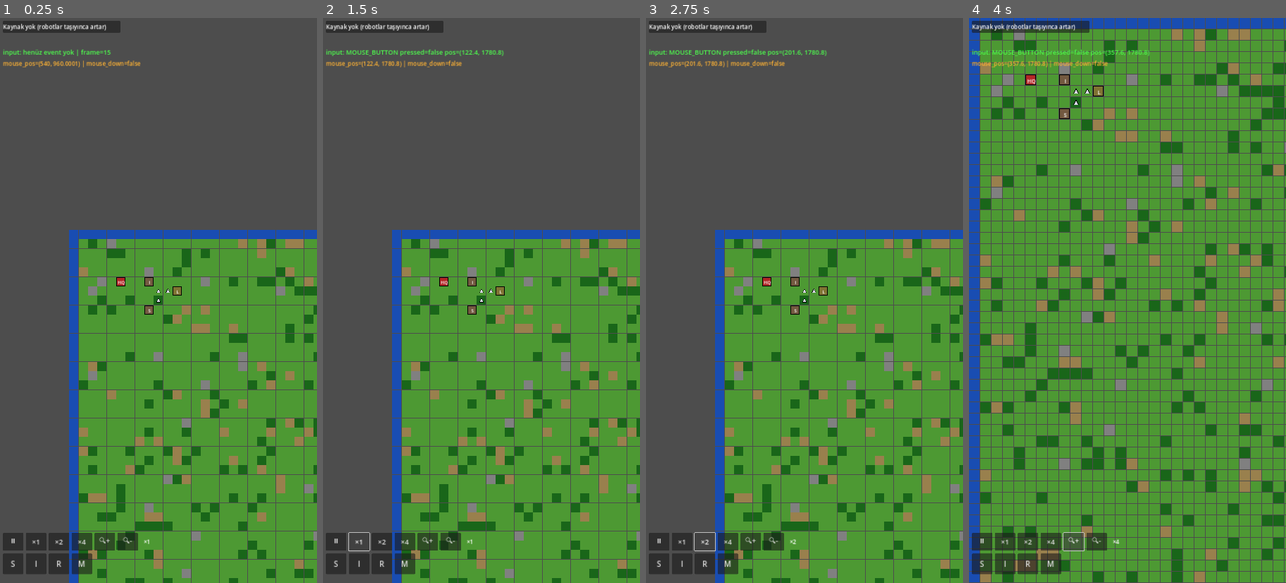
Above: before the commit, frames 1-4 (left to right).
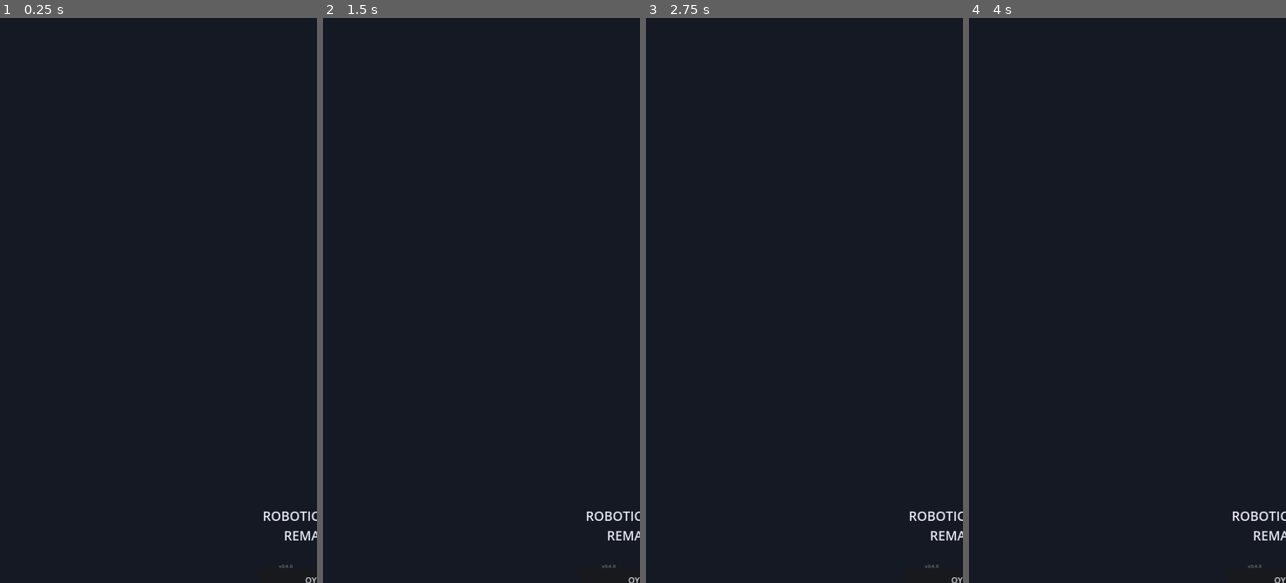
Above: after the commit, the same moments.

Repository: YigitcanOzay/robotic-planet-remaster
Game: Godot game, scene res://scenes/ui/main_menu.tscn
Same seed, same stepped clock (60 frames per second), same inputs: the game is played once before the commit and once after it. Before the commit the project starts from res://scenes/game/main_game.tscn.
Inputs (mouse positions are in pixels of both pictures, inside the frame that each line leads up to):
- Up to frame 1 (0.25 s): no input
- Up to frame 2 (1.5 s): click (335, 543) at 0.5 s, where only the run before the commit has a clickable "⏸"; click (357, 543) at 1.25 s, where only the run before the commit has a clickable "×1"
- Up to frame 3 (2.75 s): click (706, 543) at 2 s, where only the run before the commit has a clickable "×2"
- Up to frame 4 (4 s): click (1051, 543) at 2.75 s, where only the run before the commit has a clickable "×4"; click (1073, 543) at 3.5 s, where only the run before the commit has a clickable "🔍+"

The runs differ from the first frame. In frame 1, 100% of the frame differs, in the area x 0-100%, y 0-100%; in frame 2, 100%; in frame 3, 100%; in frame 4, 100%.

Commit message:
feat: ana menu + level select ekrani (v0.4.0)

Diff:
--- a/project.godot
+++ b/project.godot
@@ -6,7 +6,7 @@
 
 config/name="Robotic Planet Remaster"
 config/version="0.2.2"
-run/main_scene="res://scenes/game/main_game.tscn"
+run/main_scene="res://scenes/ui/main_menu.tscn"
 config/features=PackedStringArray("4.2", "Forward Plus")
 
 [display]
--- /dev/null
+++ b/scenes/ui/level_select.tscn
@@ -0,0 +1,12 @@
+[gd_scene load_steps=2 format=3]
+
+[ext_resource type="Script" path="res://scripts/ui/LevelSelect.gd" id="1"]
+
+[node name="LevelSelect" type="Control"]
+layout_mode = 3
+anchors_preset = 15
+anchor_right = 1.0
+anchor_bottom = 1.0
+grow_horizontal = 2
+grow_vertical = 2
+script = ExtResource("1")
--- /dev/null
+++ b/scenes/ui/main_menu.tscn
@@ -0,0 +1,12 @@
+[gd_scene load_steps=2 format=3]
+
+[ext_resource type="Script" path="res://scripts/ui/MainMenu.gd" id="1"]
+
+[node name="MainMenu" type="Control"]
+layout_mode = 3
+anchors_preset = 15
+anchor_right = 1.0
+anchor_bottom = 1.0
+grow_horizontal = 2
+grow_vertical = 2
+script = ExtResource("1")
--- a/scripts/systems/HUD.gd
+++ b/scripts/systems/HUD.gd
@@ -70,6 +70,15 @@
 	resource_label.add_theme_font_size_override("font_size", 20)
 	top.add_child(resource_label)
 
+	# --- Ana menüye dönüş butonu (sağ üst) ---
+	var menu_btn = Button.new()
+	menu_btn.text = "☰ Menü"
+	menu_btn.position = Vector2(950, 10)
+	menu_btn.custom_minimum_size = Vector2(140, 50)
+	menu_btn.add_theme_font_size_override("font_size", 20)
+	menu_btn.pressed.connect(_on_menu_pressed)
+	add_child(menu_btn)
+
 	# --- GEÇİCİ: input teşhis etiketi ---
 	debug_label = Label.new()
 	debug_label.text = "input: (henüz yok)"
@@ -153,6 +162,9 @@
 	panel_vbox.add_child(info_label)
 
 # =============================================================================
+func _on_menu_pressed() -> void:
+	get_tree().change_scene_to_file("res://scenes/ui/main_menu.tscn")
+
 func _zoom_camera(factor: float) -> void:
 	if camera and camera.has_method("zoom_by"):
 		camera.zoom_by(factor)
--- /dev/null
+++ b/scripts/ui/LevelData.gd
@@ -0,0 +1,39 @@
+# =============================================================================
+# LevelData.gd — Level/Dünya tanımları (level select ekranı için)
+# Oyun mekaniği verisi DEĞİL — UI katmanı verisi. GameData.gd'den ayrı tutulur.
+# =============================================================================
+
+class_name LevelData
+extends Node
+
+# Her level: id, isim, açıklama, unlocked (şimdilik hepsi statik açık/kilitli)
+# İleride: save dosyasından "tamamlandı mı" bilgisi okunacak
+const LEVELS: Array[Dictionary] = [
+	{
+		"id": "world_1",
+		"name": "Dünya 1",
+		"description": "Başlangıç — Temel madencilik",
+		"scene": "res://scenes/game/main_game.tscn",
+		"unlocked": true,
+	},
+	{
+		"id": "world_2",
+		"name": "Dünya 2",
+		"description": "Kilitli — Dünya 1'i tamamla",
+		"scene": "res://scenes/game/main_game.tscn",
+		"unlocked": false,
+	},
+	{
+		"id": "world_3",
+		"name": "Dünya 3",
+		"description": "Kilitli — Dünya 2'yi tamamla",
+		"scene": "res://scenes/game/main_game.tscn",
+		"unlocked": false,
+	},
+]
+
+static func get_level(id: String) -> Dictionary:
+	for lvl in LEVELS:
+		if lvl["id"] == id:
+			return lvl
+	return {}
--- /dev/null
+++ b/scripts/ui/LevelSelect.gd
@@ -0,0 +1,104 @@
+# =============================================================================
+# LevelSelect.gd — Dünya/Level seçim ekranı
+# 3 dünya ikonu, kilitli olanlar tıklanamaz ve gri gösterilir.
+# =============================================================================
+
+extends Control
+
+const MAIN_MENU_SCENE := "res://scenes/ui/main_menu.tscn"
+
+func _ready() -> void:
+	_build_ui()
+
+func _build_ui() -> void:
+	var bg = ColorRect.new()
+	bg.color = Color(0.08, 0.10, 0.14)
+	bg.set_anchors_preset(Control.PRESET_FULL_RECT)
+	add_child(bg)
+
+	# --- Üst bar: geri butonu + başlık ---
+	var top_bar = HBoxContainer.new()
+	top_bar.position = Vector2(20, 20)
+	top_bar.add_theme_constant_override("separation", 20)
+	add_child(top_bar)
+
+	var back_btn = Button.new()
+	back_btn.text = "← Geri"
+	back_btn.custom_minimum_size = Vector2(120, 60)
+	back_btn.add_theme_font_size_override("font_size", 22)
+	back_btn.pressed.connect(func(): get_tree().change_scene_to_file(MAIN_MENU_SCENE))
+	top_bar.add_child(back_btn)
+
+	var title = Label.new()
+	title.text = "DÜNYA SEÇ"
+	title.add_theme_font_size_override("font_size", 32)
+	title.vertical_alignment = VERTICAL_ALIGNMENT_CENTER
+	top_bar.add_child(title)
+
+	# --- Level ikonları (dikey liste, mobil için) ---
+	var vbox = VBoxContainer.new()
+	vbox.position = Vector2(140, 180)
+	vbox.custom_minimum_size = Vector2(800, 0)
+	vbox.add_theme_constant_override("separation", 24)
+	add_child(vbox)
+
+	for level in LevelData.LEVELS:
+		_add_level_card(vbox, level)
+
+	# --- Alt: Mission Code butonu (placeholder, ileride eklenecek) ---
+	var mission_code_btn = Button.new()
+	mission_code_btn.text = "🔑 Mission Code Gir"
+	mission_code_btn.custom_minimum_size = Vector2(800, 70)
+	mission_code_btn.position = Vector2(140, 1780)
+	mission_code_btn.add_theme_font_size_override("font_size", 22)
+	mission_code_btn.disabled = true  # TODO: ileride eklenecek
+	add_child(mission_code_btn)
+
+func _add_level_card(parent: Node, level: Dictionary) -> void:
+	var card = Button.new()
+	card.custom_minimum_size = Vector2(800, 140)
+	card.disabled = not level["unlocked"]
+	card.alignment = HORIZONTAL_ALIGNMENT_LEFT
+	if level["unlocked"]:
+		card.pressed.connect(func(): _on_level_selected(level))
+	parent.add_child(card)
+
+	var hbox = HBoxContainer.new()
+	hbox.set_anchors_preset(Control.PRESET_FULL_RECT)
+	hbox.add_theme_constant_override("separation", 20)
+	hbox.mouse_filter = Control.MOUSE_FILTER_IGNORE  # tıklamalar Button'a geçsin
+	card.add_child(hbox)
+
+	# İkon (basit renkli kare, sprite yok henüz)
+	var icon = ColorRect.new()
+	icon.custom_minimum_size = Vector2(100, 100)
+	icon.color = Color(0.3, 0.6, 0.3) if level["unlocked"] else Color(0.3, 0.3, 0.3)
+	icon.mouse_filter = Control.MOUSE_FILTER_IGNORE
+	hbox.add_child(icon)
+
+	var info_vbox = VBoxContainer.new()
+	info_vbox.mouse_filter = Control.MOUSE_FILTER_IGNORE
+	hbox.add_child(info_vbox)
+
+	var name_label = Label.new()
+	name_label.text = level["name"]
+	name_label.add_theme_font_size_override("font_size", 26)
+	if not level["unlocked"]:
+		name_label.add_theme_color_override("font_color", Color(0.5, 0.5, 0.5))
+	info_vbox.add_child(name_label)
+
+	var desc_label = Label.new()
+	desc_label.text = level["description"]
+	desc_label.add_theme_font_size_override("font_size", 18)
+	desc_label.add_theme_color_override("font_color", Color(0.7, 0.7, 0.7))
+	info_vbox.add_child(desc_label)
+
+	if not level["unlocked"]:
+		var lock_label = Label.new()
+		lock_label.text = "🔒 Kilitli"
+		lock_label.add_theme_font_size_override("font_size", 18)
+		lock_label.add_theme_color_override("font_color", Color(0.8, 0.3, 0.3))
+		info_vbox.add_child(lock_label)
+
+func _on_level_selected(level: Dictionary) -> void:
+	get_tree().change_scene_to_file(level["scene"])
--- /dev/null
+++ b/scripts/ui/MainMenu.gd
@@ -0,0 +1,78 @@
+# =============================================================================
+# MainMenu.gd — Ana ekran: Start Game / Continue / Settings
+# =============================================================================
+
+extends Control
+
+const LEVEL_SELECT_SCENE := "res://scenes/ui/level_select.tscn"
+
+var has_save: bool = false  # TODO: Aşama 2'de gerçek save kontrolü eklenecek
+
+func _ready() -> void:
+	_build_ui()
+
+func _build_ui() -> void:
+	# Arkaplan
+	var bg = ColorRect.new()
+	bg.color = Color(0.08, 0.10, 0.14)
+	bg.set_anchors_preset(Control.PRESET_FULL_RECT)
+	add_child(bg)
+
+	var vbox = VBoxContainer.new()
+	vbox.set_anchors_preset(Control.PRESET_CENTER)
+	vbox.position = Vector2(340, 700)
+	vbox.custom_minimum_size = Vector2(400, 0)
+	vbox.add_theme_constant_override("separation", 20)
+	add_child(vbox)
+
+	# Başlık
+	var title = Label.new()
+	title.text = "ROBOTIC PLANET\nREMASTER"
+	title.horizontal_alignment = HORIZONTAL_ALIGNMENT_CENTER
+	title.add_theme_font_size_override("font_size", 44)
+	title.add_theme_color_override("font_color", Color(0.9, 0.9, 0.95))
+	vbox.add_child(title)
+
+	var spacer = Control.new()
+	spacer.custom_minimum_size = Vector2(0, 40)
+	vbox.add_child(spacer)
+
+	# Start Game
+	var start_btn = Button.new()
+	start_btn.text = "OYNA"
+	start_btn.custom_minimum_size = Vector2(0, 80)
+	start_btn.add_theme_font_size_override("font_size", 28)
+	start_btn.pressed.connect(_on_start_pressed)
+	vbox.add_child(start_btn)
+
+	# Continue (Aşama 2'ye kadar pasif)
+	var continue_btn = Button.new()
+	continue_btn.text = "DEVAM ET"
+	continue_btn.custom_minimum_size = Vector2(0, 70)
+	continue_btn.add_theme_font_size_override("font_size", 24)
+	continue_btn.disabled = not has_save
+	continue_btn.pressed.connect(_on_continue_pressed)
+	vbox.add_child(continue_btn)
+
+	# Settings (placeholder)
+	var settings_btn = Button.new()
+	settings_btn.text = "AYARLAR"
+	settings_btn.custom_minimum_size = Vector2(0, 70)
+	settings_btn.add_theme_font_size_override("font_size", 24)
+	settings_btn.disabled = true  # TODO: Aşama 3+
+	vbox.add_child(settings_btn)
+
+	# Versiyon bilgisi (sağ alt köşe)
+	var version_label = Label.new()
+	version_label.text = "v0.4.0"
+	version_label.position = Vector2(950, 1850)
+	version_label.add_theme_font_size_override("font_size", 16)
+	version_label.add_theme_color_override("font_color", Color(0.5, 0.5, 0.5))
+	add_child(version_label)
+
+func _on_start_pressed() -> void:
+	get_tree().change_scene_to_file(LEVEL_SELECT_SCENE)
+
+func _on_continue_pressed() -> void:
+	# TODO: Aşama 2 — son kayıttan devam et
+	get_tree().change_scene_to_file(LEVEL_SELECT_SCENE)
Not shown, changed: .github/workflows/build_apk.yml
